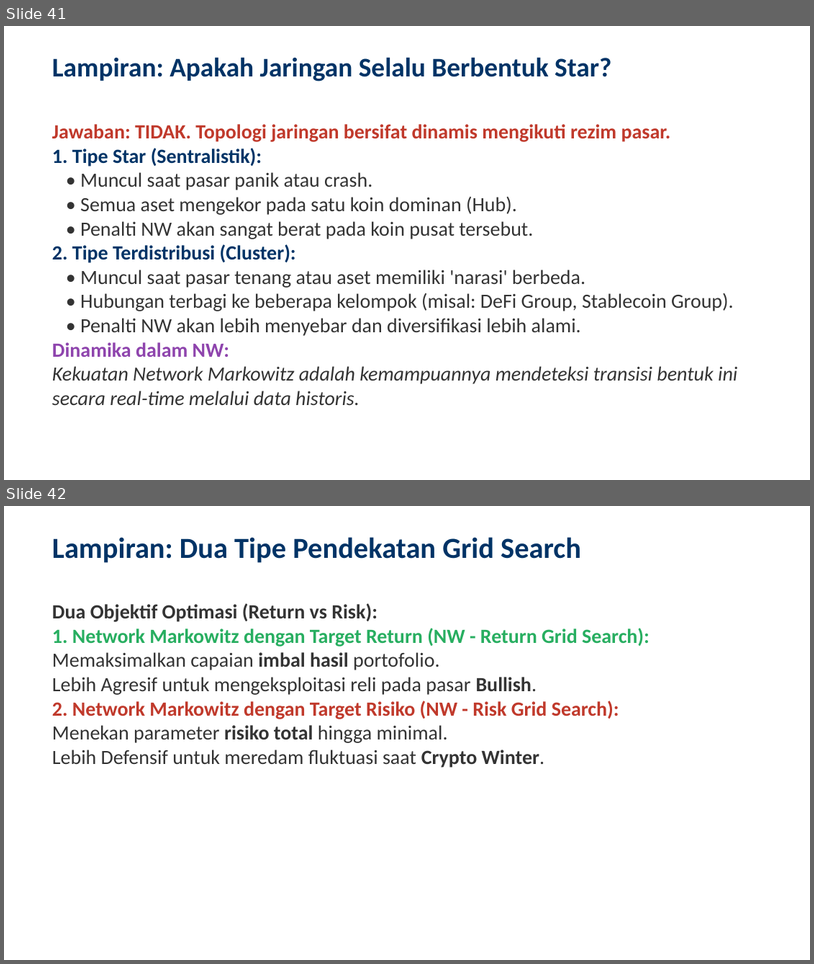
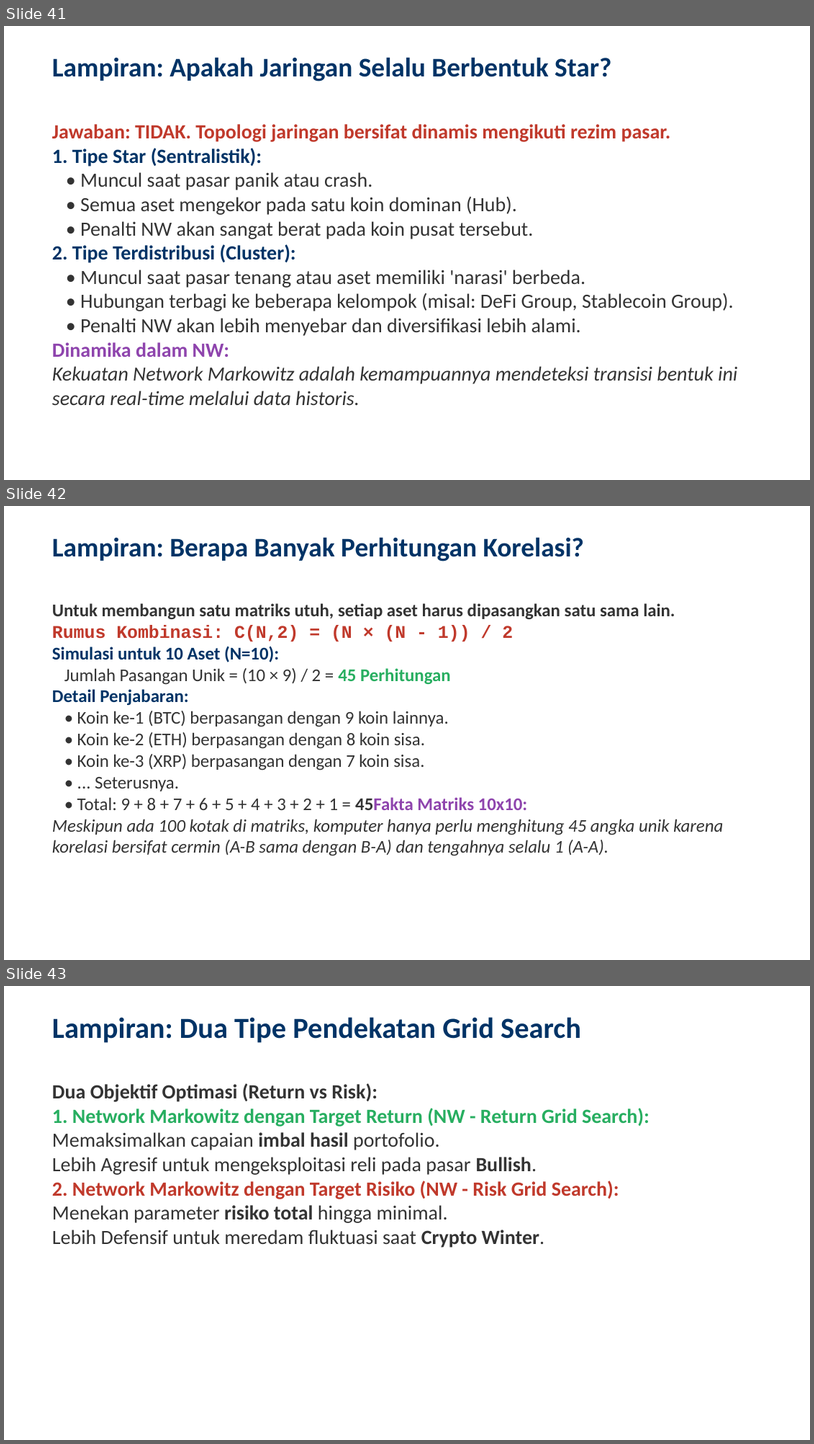
Before and after one commit to ragilrojo/RepoThesis, a slide deck: Presentasi_Proposal_Update.pptx. Shown one above the other, each under a label of ours: slides 41 and 42 before the commit, slides 41, 42 and 43 after it. The pictures are 814x964 and 814x1444 pixels, drawn with LibreOffice and Linux fonts; fonts in the diff are those of the drawing. Boxes give left, top, right and bottom in pixels: in the first picture for what was removed or moved away, otherwise in the second. Text is boxed around its words. In the diff, an @@ line names an element or a change of style, - is before the commit and + after.

Commit message:
feat: add correlation combination calculation slide (45 for 10 assets)

```diff
--- a/Presentasi_Proposal_Update.pptx
+++ b/Presentasi_Proposal_Update.pptx
@@ slide 42 added at box(4, 506, 810, 960), background #FFFFFF @@
@@ text added at box(52, 537, 584, 561), 24 pt, text #003366, bold @@
+Lampiran: Berapa Banyak Perhitungan Korelasi?
@@ text added at box(52, 603, 723, 856), 16 pt, text #333333 @@
+Untuk membangun satu matriks utuh, setiap aset harus dipasangkan satu sama lain.
+Rumus Kombinasi: C(N,2) = (N × (N - 1)) / 2
+Simulasi untuk 10 Aset (N=10):
+Jumlah Pasangan Unik = (10 × 9) / 2 = 45 Perhitungan
+Detail Penjabaran:
+• Koin ke-1 (BTC) berpasangan dengan 9 koin lainnya.
+• Koin ke-2 (ETH) berpasangan dengan 8 koin sisa.
+• Koin ke-3 (XRP) berpasangan dengan 7 koin sisa.
+• ... Seterusnya.
+• Total: 9 + 8 + 7 + 6 + 5 + 4 + 3 + 2 + 1 = 45Fakta Matriks 10x10:
+Meskipun ada 100 kotak di matriks, komputer hanya perlu menghitung 45 angka unik karena korelasi bersifat cermin (A-B sama dengan B-A) dan tengahnya selalu 1 (A-A).
@@ what was slide 42 is now slide 43 @@
```
Also in this commit, not shown: 1 other file.
